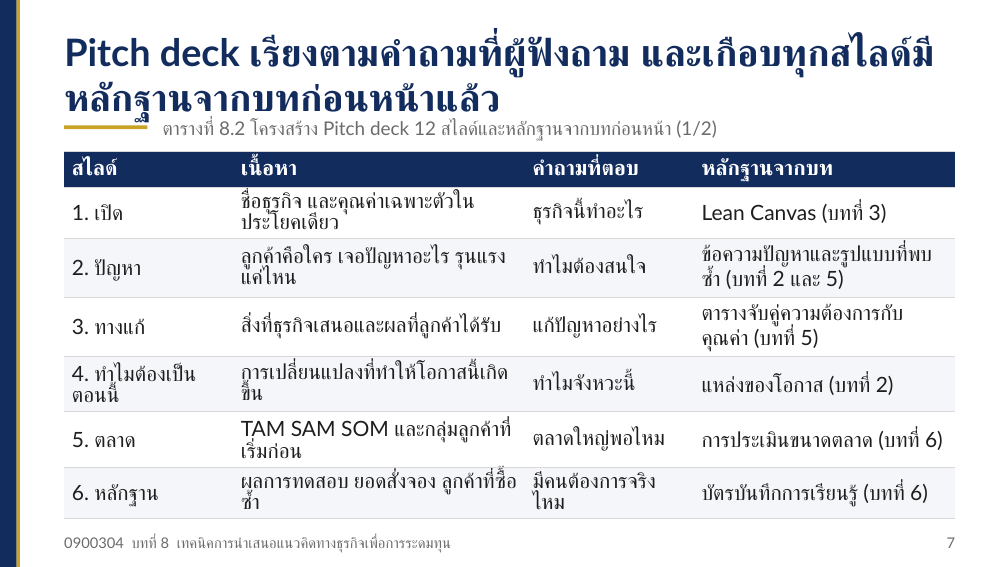
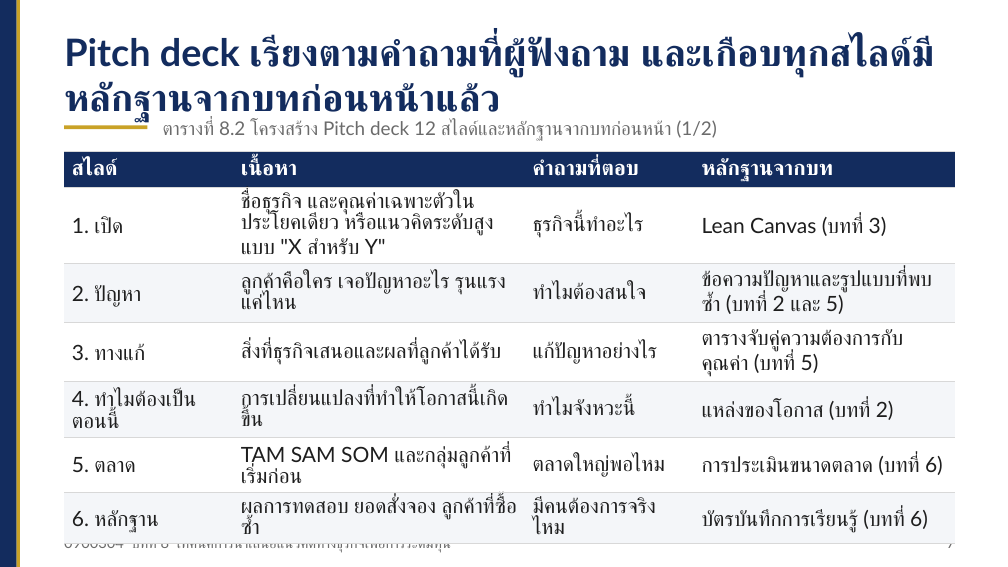
Before and after one commit to Aj-Warawut/academic-web-teaching, a slide deck: slide 7 of nv/files/nv_0900304_บทที่08_สไลด์.pptx. Drawn at 1008x567 pixels with LibreOffice and Linux fonts; fonts in the diff are those of the drawing. Boxes give left, top, right and bottom in pixels: in the first picture for what was removed or moved away, otherwise in the second. Text is boxed around its words. In the diff, an @@ line names an element or a change of style, - is before the commit and + after.

```diff
--- a/nv/files/nv_0900304_บทที่08_สไลด์.pptx
+++ b/nv/files/nv_0900304_บทที่08_สไลด์.pptx
@@ table at [64, 151, 954, 538] @@
@@ row 2, column 2: "ชื่อธุรกิจ และคุณค่าเฉพาะตัวในประโยคเดียว" to "ชื่อธุรกิจ และคุณค่าเฉพาะตัวในประโยคเดียว หรือแนวคิดระดับสูงแบบ "X สำหรับ Y"" @@
```
Also in this commit, not shown: 22 other files.
